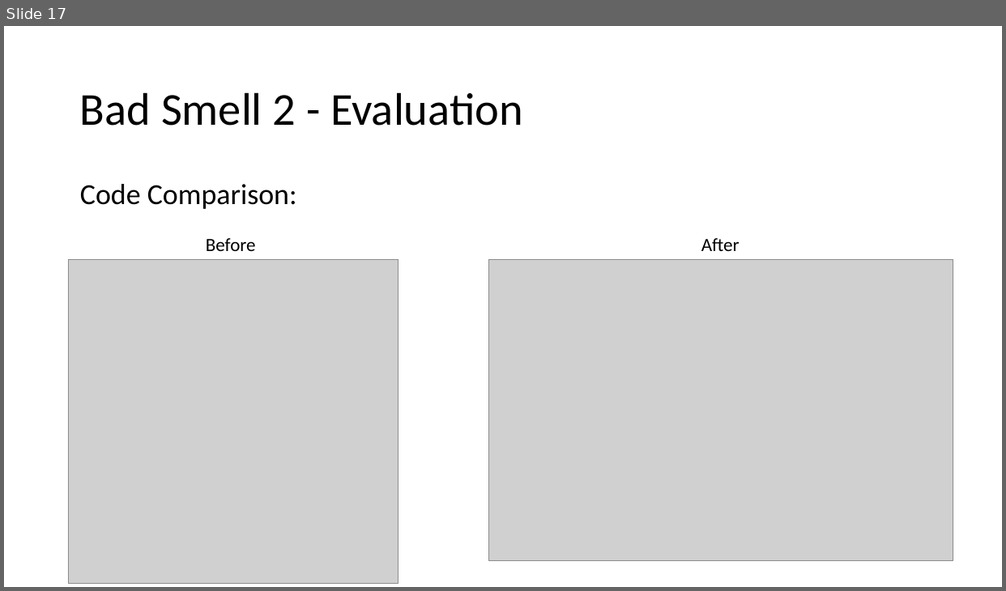
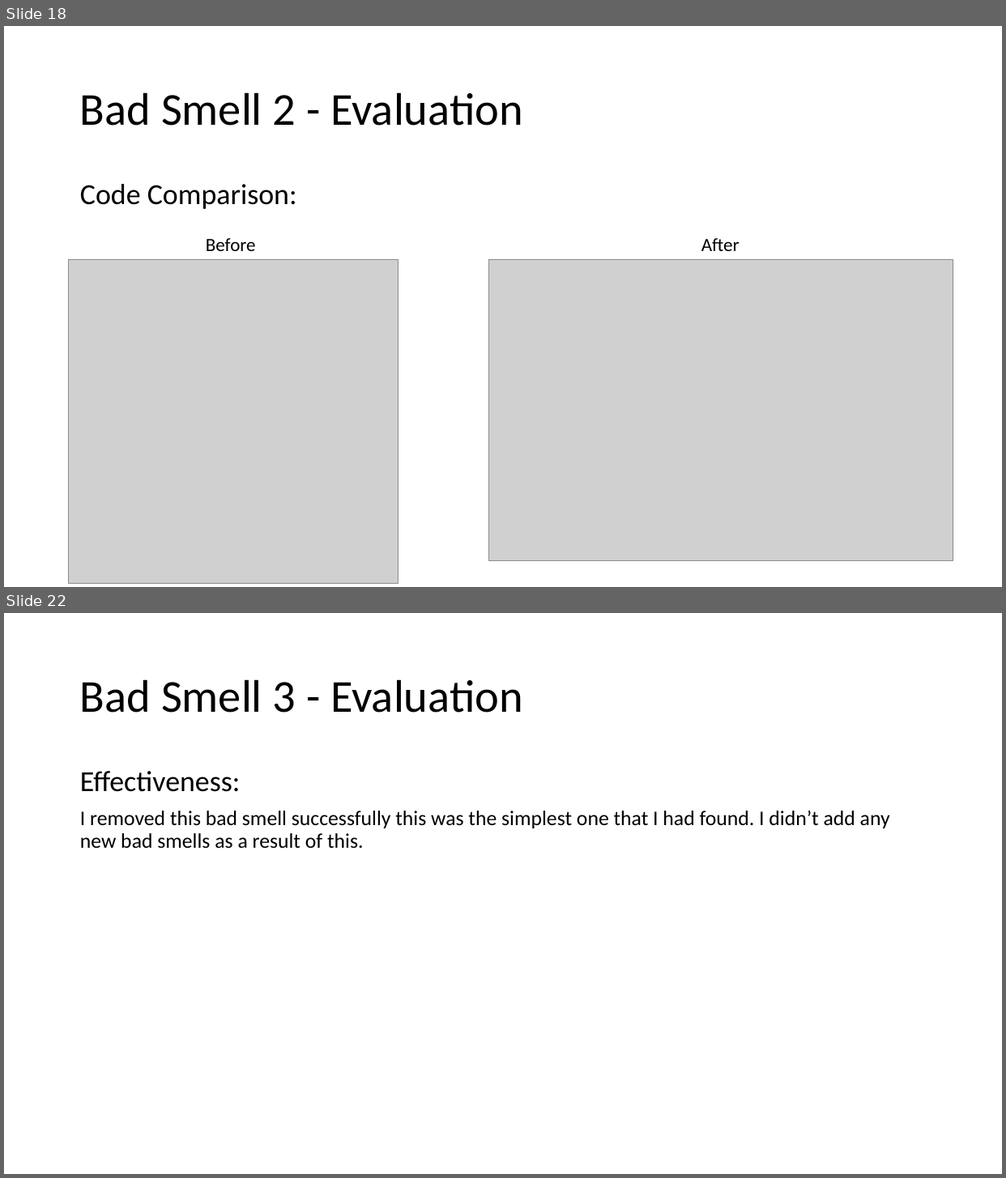
Before and after one commit to steven-snelling/PR301-Assignment_2, a slide deck: bad_smells.pptx. Shown one above the other, each under a label of ours: slide 17 before the commit, slides 18 and 22 after it; the slides between them are not shown. The pictures are 1006x591 and 1006x1178 pixels, drawn with LibreOffice and Linux fonts; fonts in the diff are those of the drawing; grey boxes stand for pictures. Boxes give left, top, right and bottom in pixels: in the first picture for what was removed or moved away, otherwise in the second. Text is boxed around its words. In the diff, an @@ line names an element or a change of style, - is before the commit and + after.

```diff
--- a/bad_smells.pptx
+++ b/bad_smells.pptx
@@ slide 22 added at (4, 613, 1002, 1174), background #FFFFFF @@
@@ title added at (80, 679, 523, 713), 44 pt, text #000000 @@
+Bad Smell 3 - Evaluation
@@ text added at (80, 771, 890, 849), 20 pt, text #000000 @@
+Effectiveness:
+I removed this bad smell successfully this was the simplest one that I had found. I didn’t add any new bad smells as a result of this.
@@ what was slide 17 is now slide 18 @@
```
Also in this commit, not shown: 4 slides changed, 3 other slides added, 1 other file.
